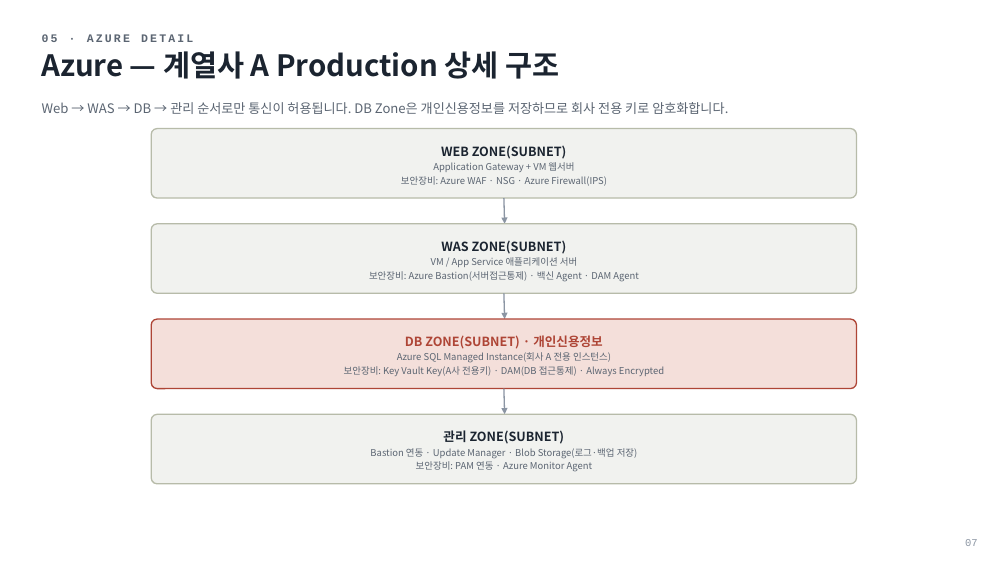
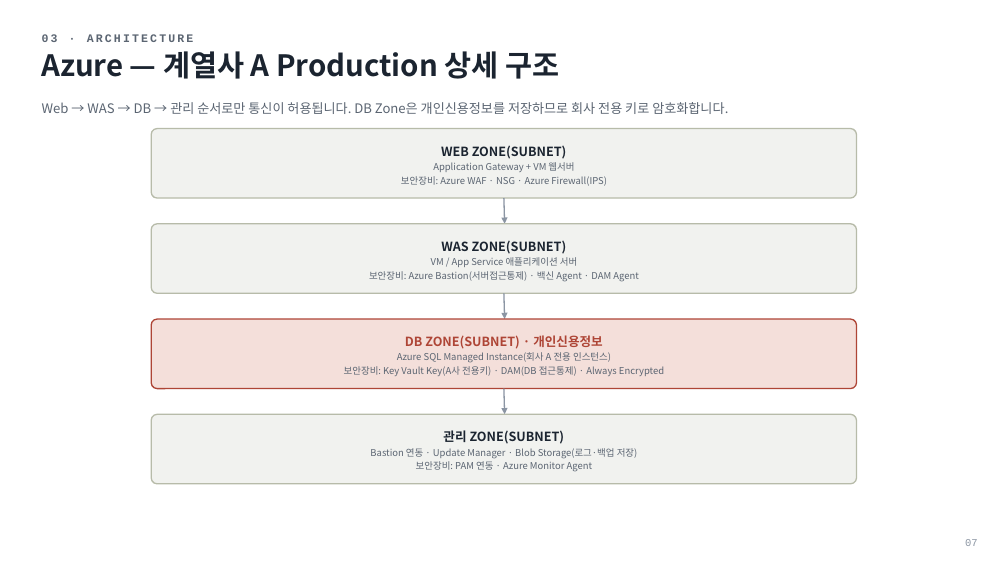
Before and after one commit to leeyonsei78/isms-cloud-audit-matrix, a slide deck: slide 7 of architecture/finance-multicloud-architecture.pptx. Drawn at 1008x567 pixels with LibreOffice and Linux fonts; fonts in the diff are those of the drawing. Boxes give left, top, right and bottom in pixels: in the first picture for what was removed or moved away, otherwise in the second. Text is boxed around its words. In the diff, an @@ line names an element or a change of style, - is before the commit and + after.

```diff
--- a/architecture/finance-multicloud-architecture.pptx
+++ b/architecture/finance-multicloud-architecture.pptx
@@ text at box(42, 34, 194, 42): text changed @@
-05 · AZURE DETAIL
+03 · ARCHITECTURE
```
Also in this commit, not shown: 12 other slides changed, 5 slides added, 1 other file.
